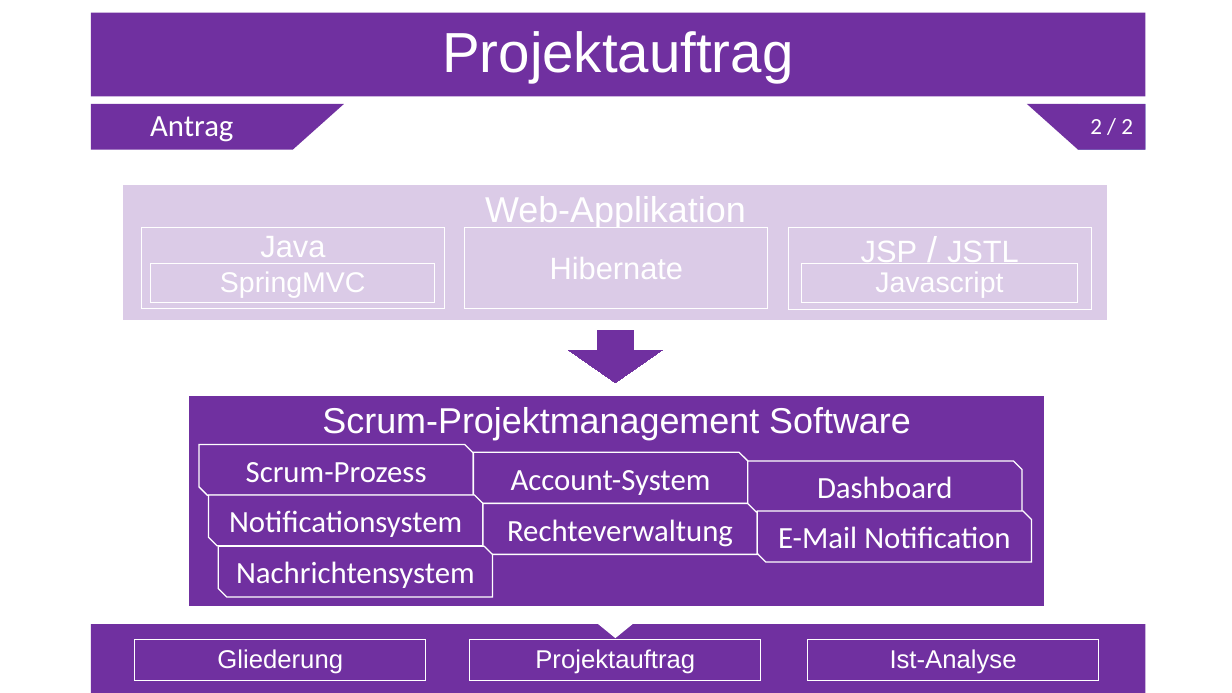
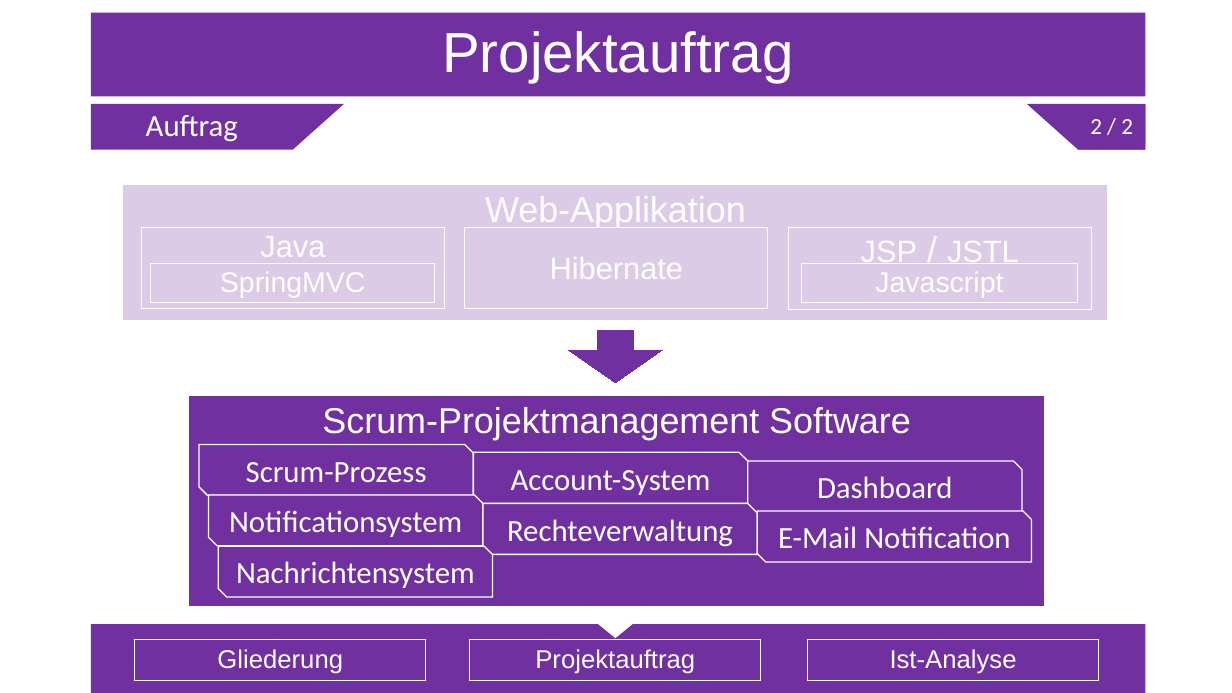
Before and after one commit to Sl0thking/mp_anwen_scrumiverse, a slide deck: slide 4 of Projektpräsentation/Projektpräsentation.pptx. Drawn at 1232x693 pixels with LibreOffice and Linux fonts; fonts in the diff are those of the drawing. Boxes give left, top, right and bottom in pixels: in the first picture for what was removed or moved away, otherwise in the second. Text is boxed around its words. In the diff, an @@ line names an element or a change of style, - is before the commit and + after.

```diff
--- a/Projektpräsentation/Projektpräsentation.pptx
+++ b/Projektpräsentation/Projektpräsentation.pptx
@@ text at (x1=146, y1=115, x2=238, y2=142): text changed @@
-Antrag
+Auftrag
```
Also in this commit, not shown: 7 other slides changed.
